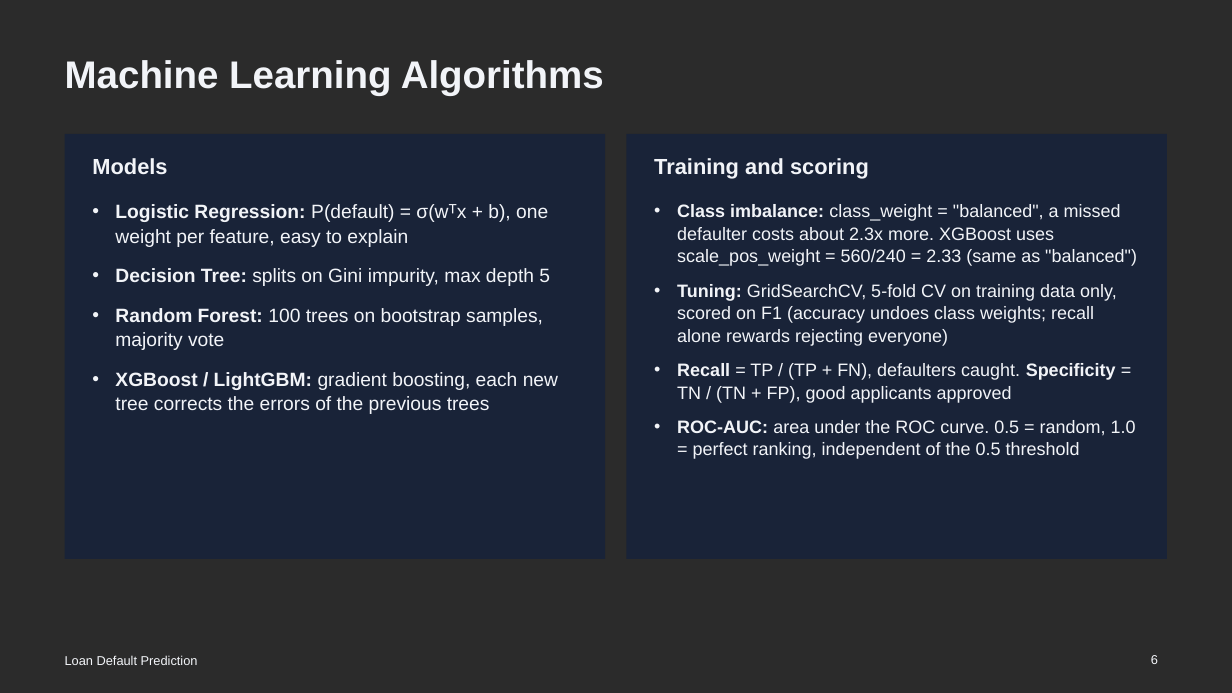
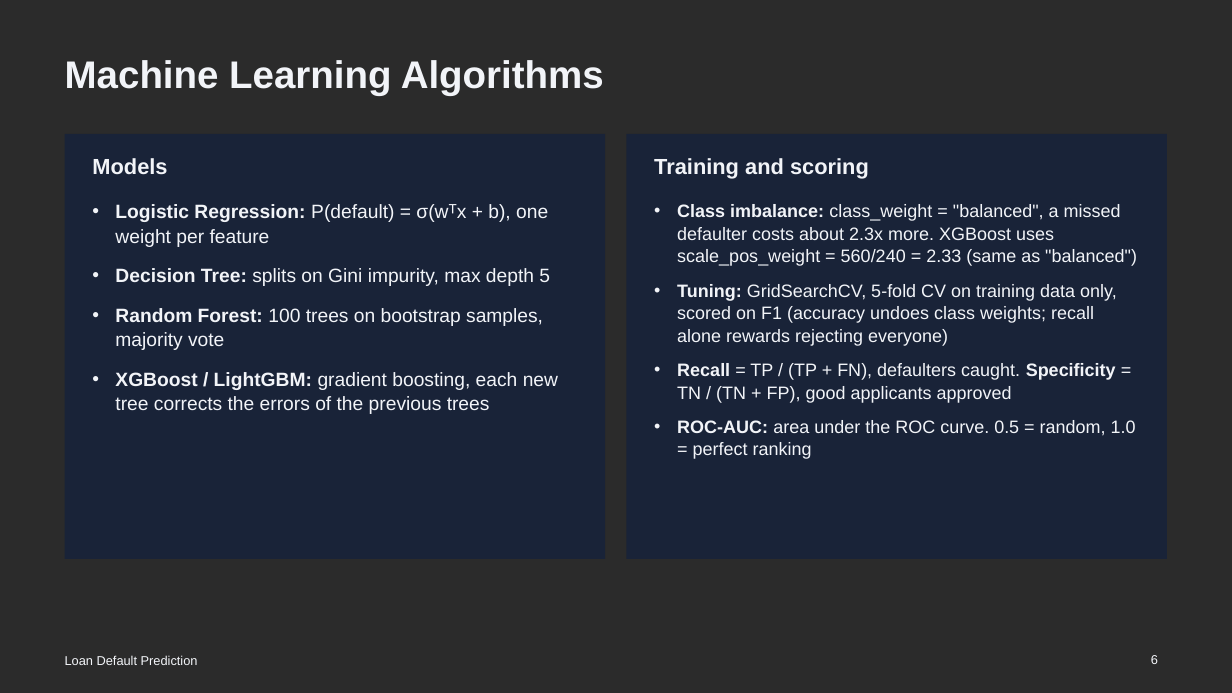
Before and after one commit to AabhasK/Credit-Risk-Predictor, a slide deck: slide 6 of report/ppt.pptx. Drawn at 1232x693 pixels with LibreOffice and Linux fonts; fonts in the diff are those of the drawing; background and template pictures are left out; a plain dark background stands for a picture behind light text. Boxes give left, top, right and bottom in pixels: in the first picture for what was removed or moved away, otherwise in the second. Text is boxed around its words. In the diff, an @@ line names an element or a change of style, - is before the commit and + after.

Commit message:
update slides

```diff
--- a/report/ppt.pptx
+++ b/report/ppt.pptx
@@ text at bbox=[115, 204, 548, 247]: text changed @@
-• Logistic Regression: P(default) = σ(wᵀx + b), one weight per feature, easy to explain
+• Logistic Regression: P(default) = σ(wᵀx + b), one weight per feature
@@ text at bbox=[677, 420, 1136, 459]: text changed @@
-• ROC-AUC: area under the ROC curve. 0.5 = random, 1.0 = perfect ranking, independent of the 0.5 threshold
+• ROC-AUC: area under the ROC curve. 0.5 = random, 1.0 = perfect ranking
```
Also in this commit, not shown: 4 other slides changed.
